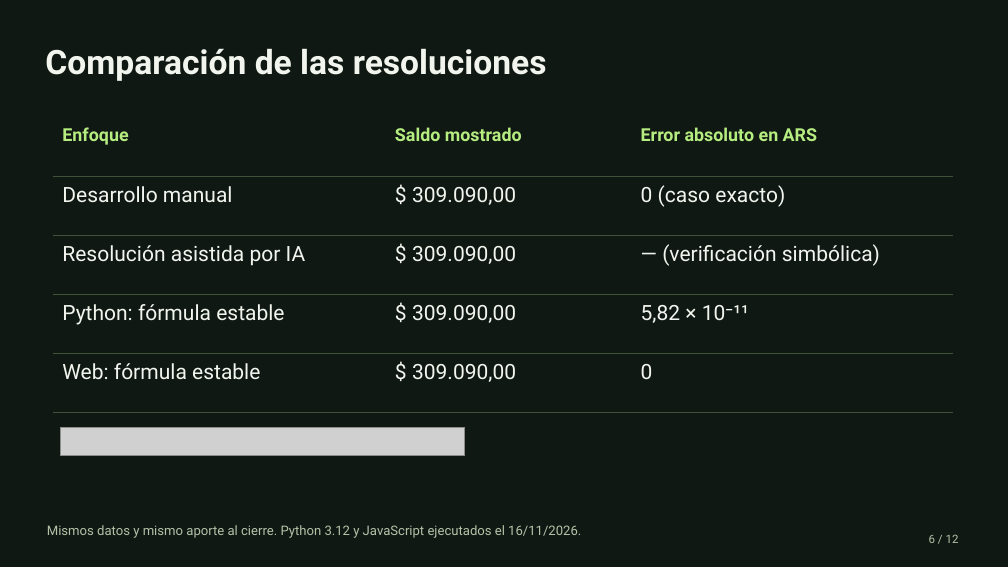
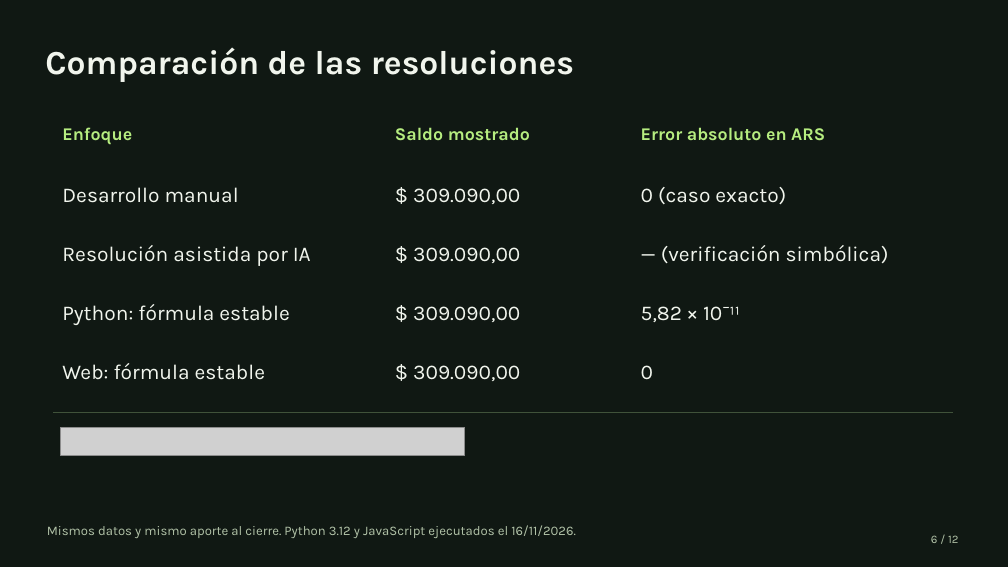
Before and after one commit to Musta1ne/capital-discreto, a slide deck: slide 6 of output/presentations/Capital_Discreto_Coloquio_2026.pptx. Drawn at 1008x567 pixels with LibreOffice and Linux fonts; fonts in the diff are those of the drawing; grey boxes stand for pictures. Boxes give left, top, right and bottom in pixels: in the first picture for what was removed or moved away, otherwise in the second. Text is boxed around its words. In the diff, an @@ line names an element or a change of style, - is before the commit and + after.

```diff
--- a/output/presentations/Capital_Discreto_Coloquio_2026.pptx
+++ b/output/presentations/Capital_Discreto_Coloquio_2026.pptx
@@ table at (x1=53, y1=117, x2=953, y2=385) @@
@@ font Roboto to Karla @@
@@ borders changed @@
@@ font Roboto to Karla in 3 elements at (x1=45, y1=47, x2=574, y2=82), (x1=931, y1=535, x2=958, y2=543), (x1=47, y1=525, x2=576, y2=538) @@
```
Also in this commit, not shown: 9 other slides changed, 2 slides removed, 4 other files.
